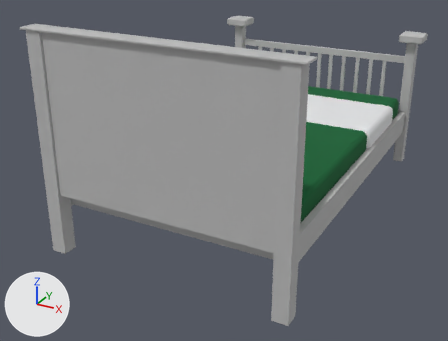
Renders of the OBJ model main/resources/models/bed.obj from each side of a commit.
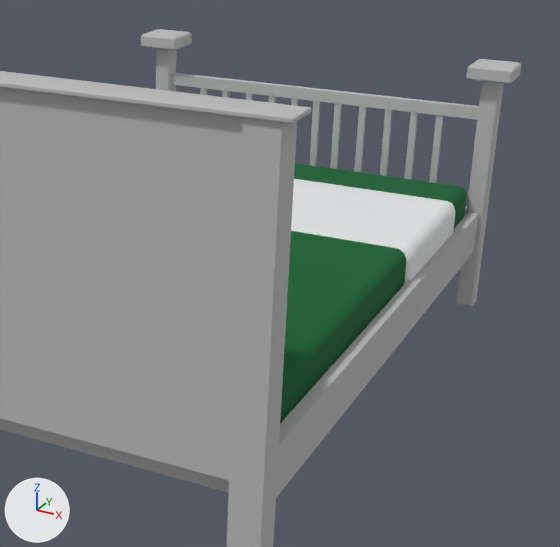
There are two pictures of each version: one whole from a 50 mm camera at (25.3, -41.1, 18.3) aimed at (-1.9, 8.4, -6.4), one close up on the part from 34% to 100% of the width and 0% to 85% of the height. Arrows for +X, +Y and +Z are at lower left; the lights stay in place. Where no turn or scale is listed for an object, it has been applied to the vertices.

The first close-up shows 'bed'.
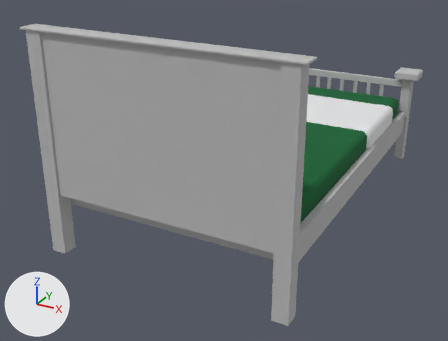
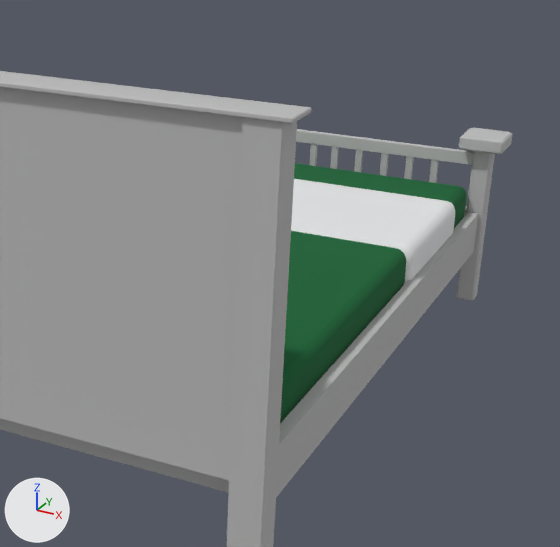
Commit message: mergified bed

Edits to the scene script, one JSON object a line:
```json
{"block": "me_bed", "where": "me_bed.from_pydata(...)  # 1530 vertices, 1494 faces; spans x -12.2..11.9, y -6.3..30.6, z -10.6..9.2"}
{"block": "me_bed", "where": "# used by ob_bed; location = (0.0, 0.0, 0.0)"}
{"block": "me_bed", "change": "me_bed part 1: the loose piece of 8 vertices spanning x -11.1..10.6, y 29.0..29.6, z 1.3..2.0 is moved by (0.0, 0.0, -2.8)"}
{"block": "me_bed", "change": "me_bed part 2: the loose piece of 72 vertices spanning x -12.2..-9.6, y 27.9..30.4, z -10.4..4.6 is rebuilt with 72 vertices and now spans x -12.2..-9.6, y 27.9..30.4, z -10.0..0.5"}
{"block": "me_bed", "change": "me_bed part 3: the loose piece of 72 vertices spanning x 9.2..11.8, y 28.1..30.6, z -10.4..4.6 is rebuilt with 72 vertices and now spans x 9.2..11.8, y 28.1..30.6, z -10.0..0.5"}
{"block": "me_bed", "change": "me_bed part 4: 11 loose pieces with 88 vertices, spanning x -8.3..7.8, y 29.0..29.4, z -5.0..1.8, are deleted"}
```

Where the change shows, as pixel boxes (x1, y1, x2, y2) in the close-ups (560 x 547 px; the box of a moved part takes in the faces that stretch with it):
```json
{"object": "bed", "change": "reshaped", "before": [0, 29, 522, 547], "after": [0, 71, 512, 547]}
{"part": 1, "of": "me_bed", "change": "moved or reshaped", "before": [172, 73, 479, 120], "after": [296, 129, 473, 165]}
{"part": 2, "of": "me_bed", "change": "rebuilt", "before": [141, 29, 192, 91], "on screen": "not visible afterwards"}
{"part": 3, "of": "me_bed", "change": "rebuilt", "before": [456, 59, 522, 306], "after": [456, 128, 512, 301], "on screen": "15% narrower, 30% shorter"}
{"part": 4, "of": "me_bed", "change": "deleted", "before": [200, 88, 444, 183]}
```
